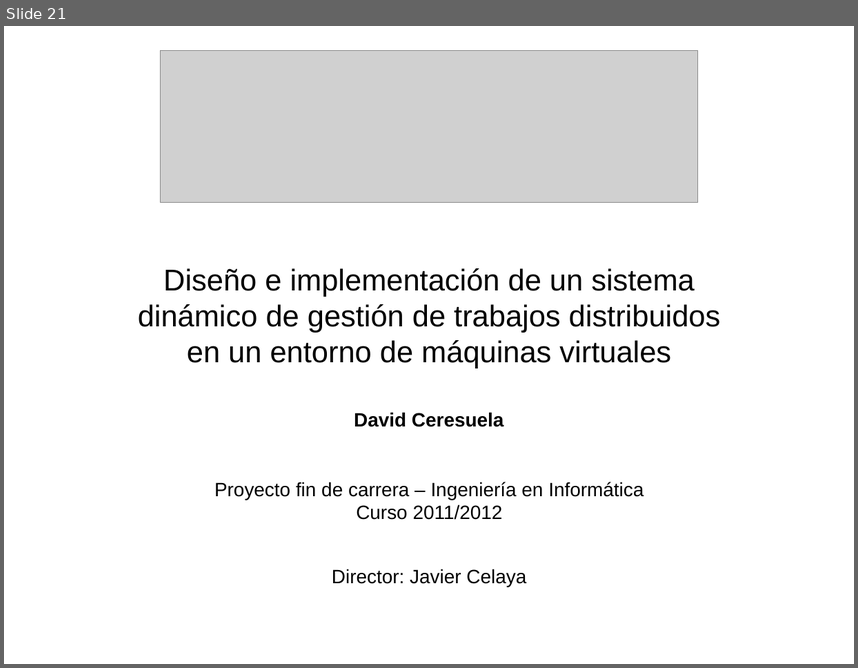
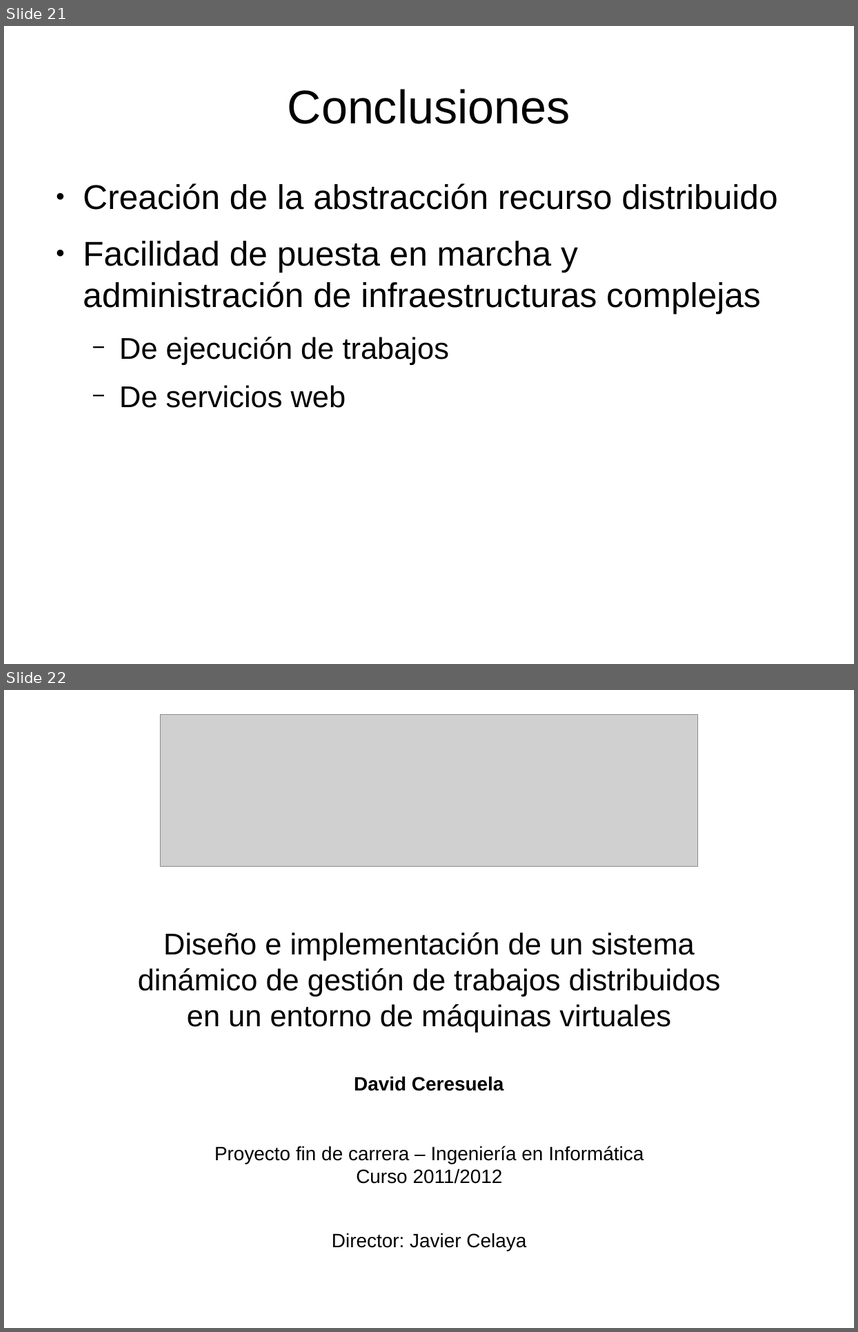
Before and after one commit to dcere/pfc, a slide deck: adm/presentacion/presentacion.odp. Shown one above the other, each under a label of ours: slide 21 before the commit, slides 21 and 22 after it. The pictures are 858x668 and 858x1332 pixels, drawn with LibreOffice and Linux fonts; fonts in the diff are those of the drawing; grey boxes stand for pictures. Boxes give left, top, right and bottom in pixels: in the first picture for what was removed or moved away, otherwise in the second. Text is boxed around its words. In the diff, an @@ line names an element or a change of style, - is before the commit and + after.

```diff
--- a/adm/presentacion/presentacion.odp
+++ b/adm/presentacion/presentacion.odp
@@ slide 21 added at box(4, 26, 854, 664), background #FFFFFF @@
@@ title added at box(288, 89, 570, 124), 44 pt, text #000000 @@
+Conclusiones
@@ text added at box(83, 183, 777, 408), 32 pt, text #000000 @@
+● Creación de la abstracción recurso distribuido
+● Facilidad de puesta en marcha y administración de infraestructuras complejas
+  − De ejecución de trabajos
+  − De servicios web
@@ what was slide 21 is now slide 22 @@
```
Also in this commit, not shown: 4 slides changed, 2 other slides added, 1 other file.
